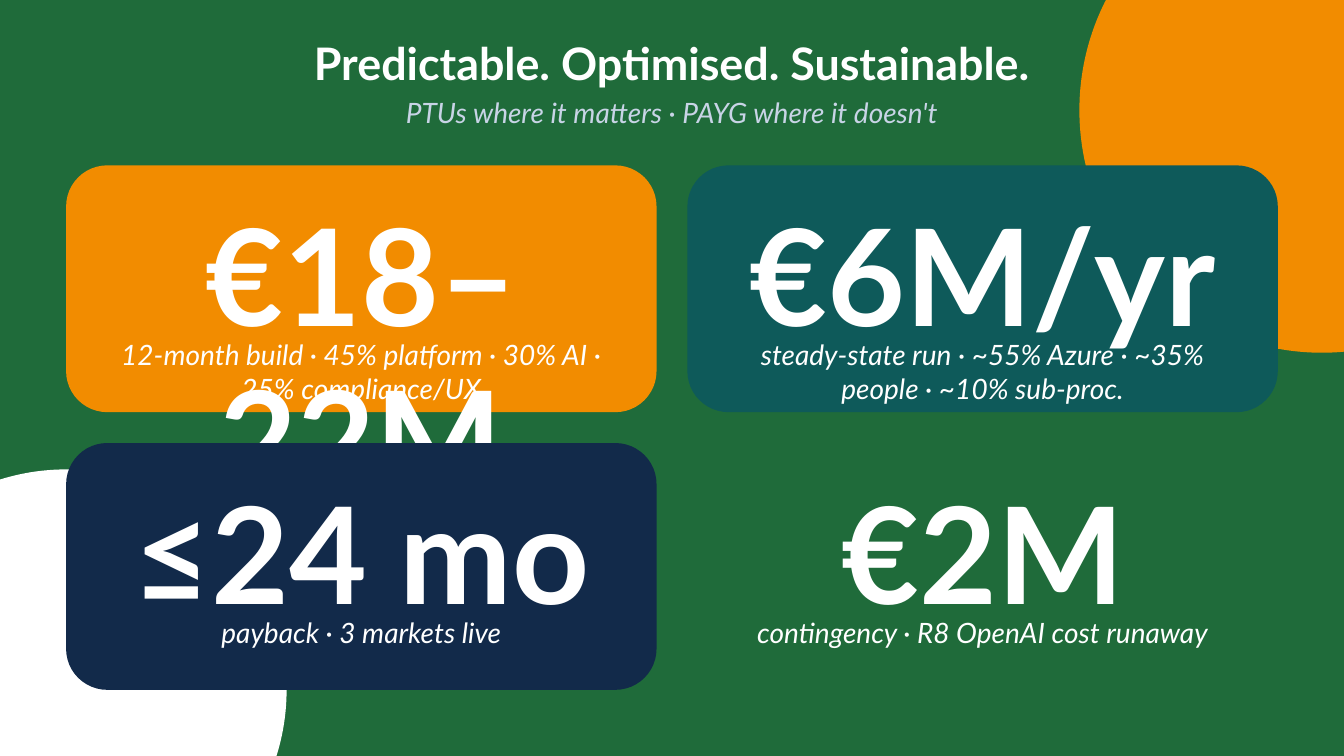
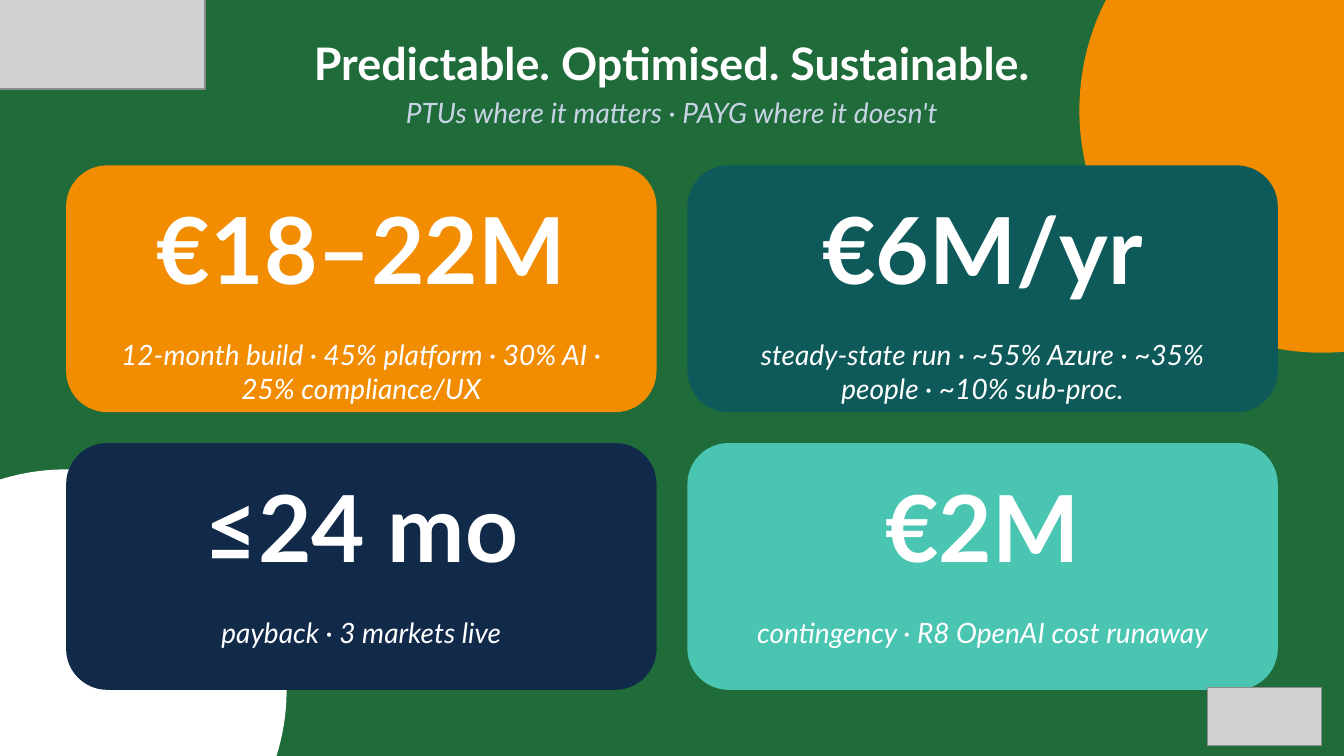
Before and after one commit to EtienneSIG/AMA_Project, a slide deck: slide 19 of Restitution01/build/LearnEU-CXO-Restitution.pptx (slide 18 before the commit). Drawn at 1344x756 pixels with LibreOffice and Linux fonts; fonts in the diff are those of the drawing; grey boxes stand for pictures; background and template pictures are left out. Boxes give left, top, right and bottom in pixels: in the first picture for what was removed or moved away, otherwise in the second. Text is boxed around its words. In the diff, an @@ line names an element or a change of style, - is before the commit and + after.

```diff
--- a/Restitution01/build/LearnEU-CXO-Restitution.pptx
+++ b/Restitution01/build/LearnEU-CXO-Restitution.pptx
@@ picture added at (0,0,206,90) @@
@@ rounded rectangle at (688,444,1278,691): fill #1F6B3A to #49C5B1 @@
@@ size 96 to 66 pt in 4 elements at (157,216,566,285), (822,215,1143,300), (204,494,518,563), (885,494,1079,563) @@
@@ picture added at (1208,689,1322,746) @@
```
Also in this commit, not shown: 21 other slides changed, 3 slides added, 46 other files.
